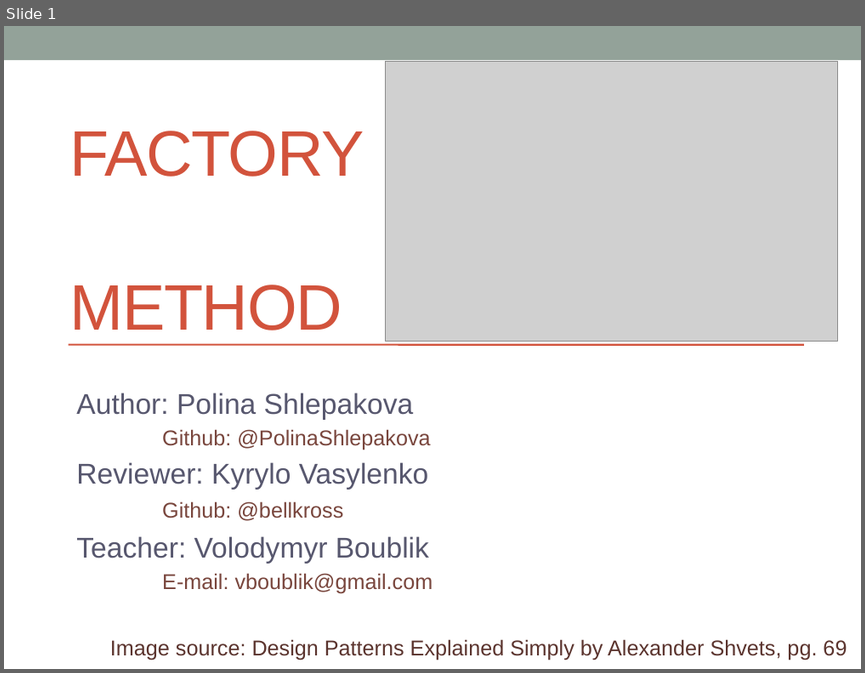
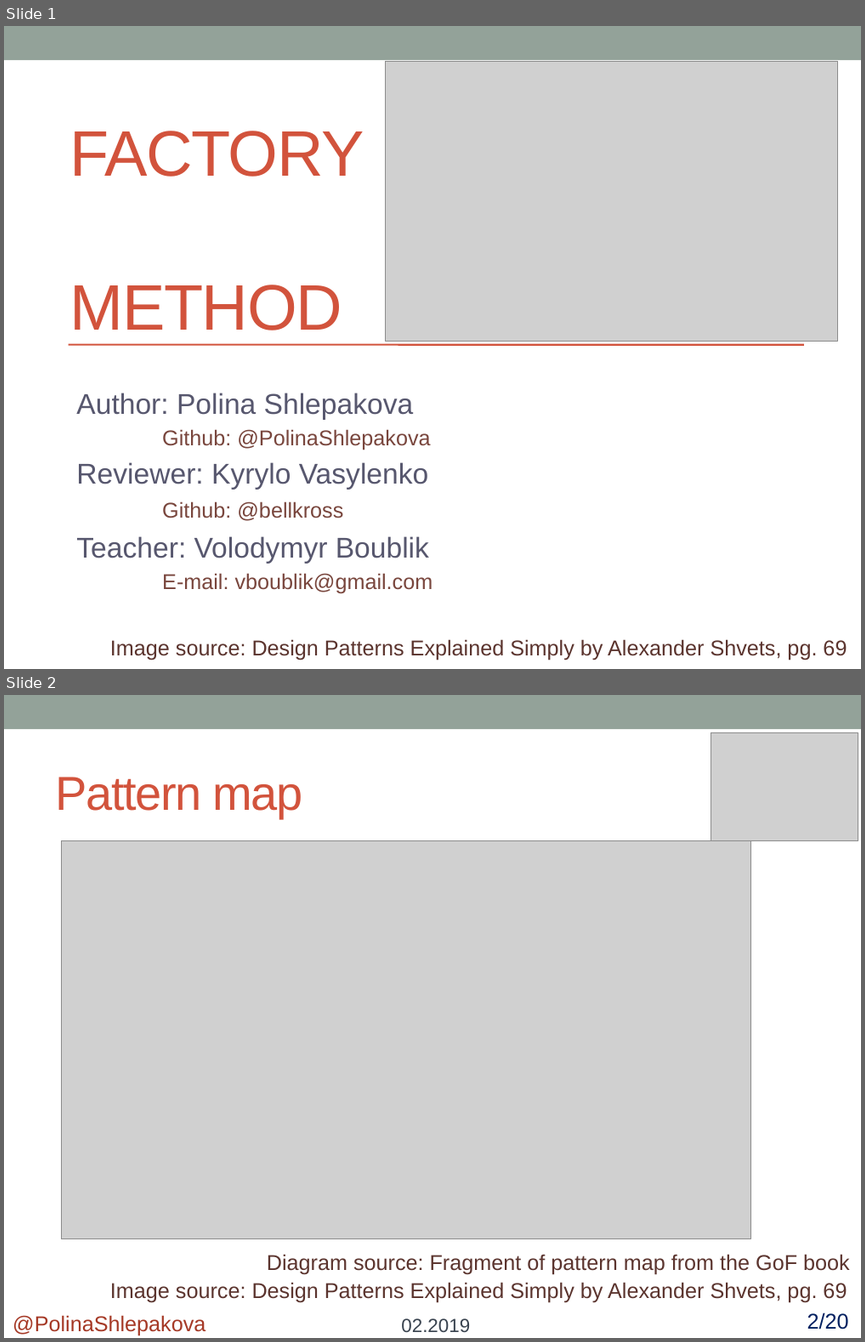
Before and after one commit to polykross/FactoryMethod-Facade, a slide deck: FactoryMethod/Presentation/FactoryMethod.pptx. Shown one above the other, each under a label of ours: slide 1 before the commit, slides 1 and 2 after it. The pictures are 865x673 and 865x1342 pixels, drawn with LibreOffice and Linux fonts; fonts in the diff are those of the drawing; grey boxes stand for pictures. Boxes give left, top, right and bottom in pixels: in the first picture for what was removed or moved away, otherwise in the second. Text is boxed around its words. In the diff, an @@ line names an element or a change of style, - is before the commit and + after.

```diff
--- a/FactoryMethod/Presentation/FactoryMethod.pptx
+++ b/FactoryMethod/Presentation/FactoryMethod.pptx
@@ slide 2 added at bbox=[4, 695, 861, 1338], background #FFFFFF; not listed: 1 template element that a slide beside it also shows @@
@@ picture added at bbox=[711, 732, 858, 840] @@
@@ title added at bbox=[55, 777, 302, 818], 40 pt, text #D2533C @@
+Pattern map
@@ picture added at bbox=[62, 840, 750, 1238] @@
@@ text added at bbox=[267, 1253, 850, 1275], 18 pt, text #5B352E @@
+Diagram source: Fragment of pattern map from the GoF book
@@ text added at bbox=[110, 1281, 846, 1303], 18 pt, text #5B352E @@
+Image source: Design Patterns Explained Simply by Alexander Shvets, pg. 69
@@ text added at bbox=[12, 1315, 205, 1336], 18 pt, text #A53926 @@
+@PolinaShlepakova
@@ text added at bbox=[401, 1318, 470, 1332], 16 pt, text #394350 @@
+02.2019
@@ text added at bbox=[807, 1312, 849, 1329], 18 pt, text #002060 @@
+2/20
```
Also in this commit, not shown: 1 slide changed, 2 other slides added, 4 other files.
